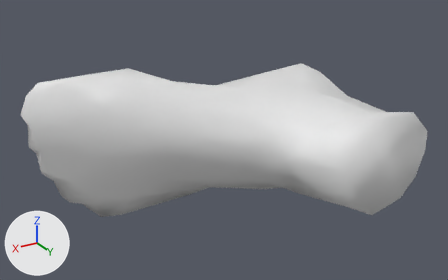
The COLLADA model res/eric_foot_left_above_ankle.dae, before and after one commit.
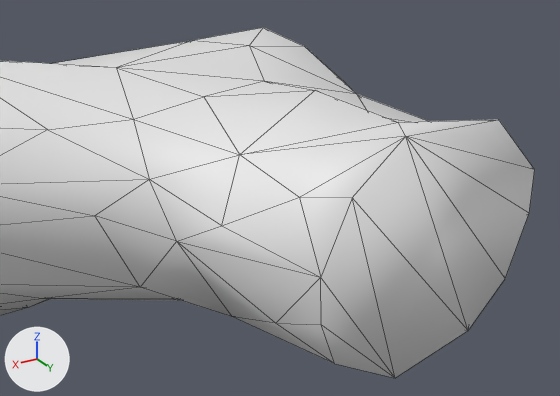
Old and new are each drawn whole from a camera (50 mm lens) standing at (0.343, 0.395, 0.184) and looking at (0.135, 0.048, 0.011) and again close up from a camera (50 mm lens) standing at (0.184, 0.265, 0.099) and looking at (0.076, 0.084, 0.009). Every picture has the same lights, and +X, +Y and +Z are marked at lower left. The close-ups show mesh edges as thin lines. Vertices at the same position are counted once.

Names of what the first close-up shows: 'Leg_L'.
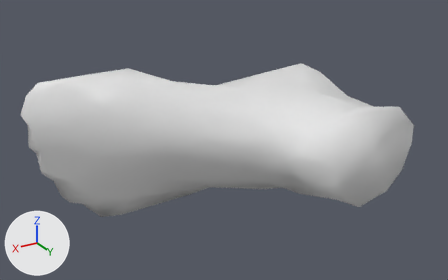
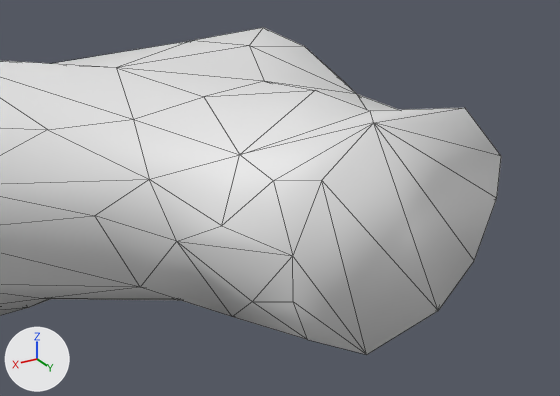
Where the change shows, as pixel boxes [x1, y1, x2, y2] in the close-ups (560 x 396 px; the box of a moved part takes in the faces that stretch with it):
'Leg_L', reshaped
    before: [0, 27, 535, 378]
    after: [0, 27, 501, 355]
part 1 of me_footmesh, moved or reshaped
    before: [177, 90, 535, 378]
    after: [177, 90, 501, 355]

Diff of the bpy script that builds the scene:
```diff
--- a/res/eric_foot_left_above_ankle.dae.py
+++ b/res/eric_foot_left_above_ankle.dae.py
@@ me_footmesh @@
 me_footmesh.from_pydata(...)  # 111 vertices, 218 faces; spans x 0.0..0.259, y -0.019..0.13, z -0.056..0.057
 # used by ob_leg_l; location = (0.0, 0.0, 0.0)
+# me_footmesh part 1: all 16 vertices in x 0.013..0.093, y 0.099..0.13, z -0.03..0.037 are moved by (0.0, -0.013, 0.0)
```
